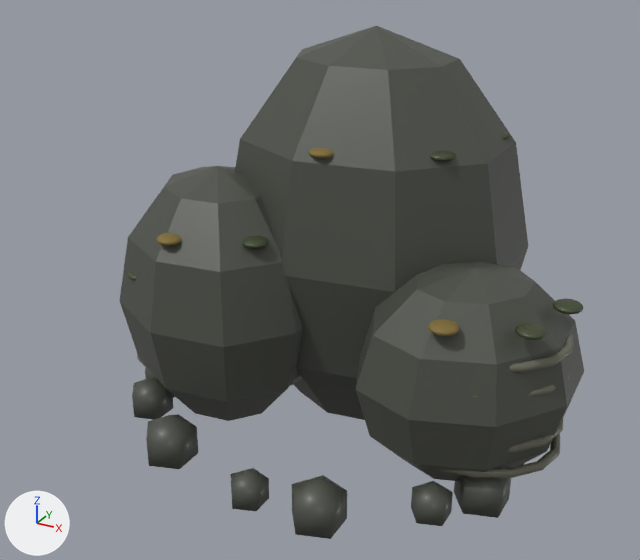
Two versions of the glTF model assets/model-world-gold-outcrop.glb, one commit apart.
The view is the same before and after, from a 50 mm lens placed at (86.7, -92.4, 117.7), pointed at (-0.1, 65.3, 38.8). Lighting does not change. The marker at lower left points along +X, +Y and +Z. The older version comes first. Where no turn or scale is listed for an object, it has been applied to the vertices. Vertices at exactly the same position are counted once.
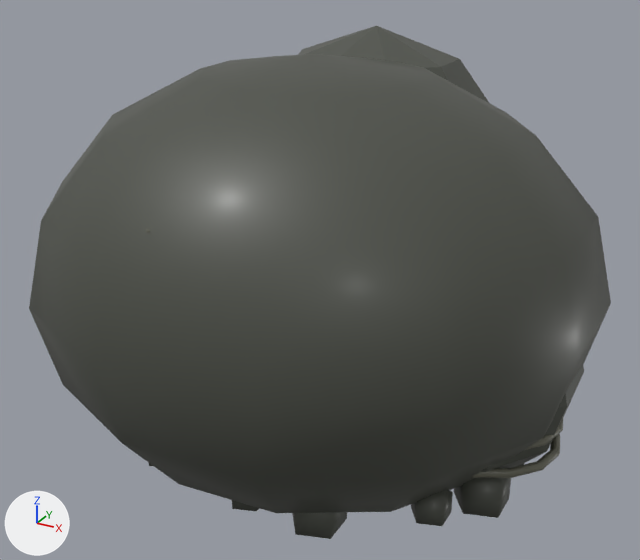
The change in detail:
me_mesh_0 is used by ob_mesh_0; location (0.0, 0.0, 0.0).
me_mesh_0 had 2211 vertices, 4350 faces and spanned x -56.3..56.9, y 29.9..122.8, z -8.4..90.4.
me_mesh_0 now has 2506 vertices, 4878 faces and spans x -59.3..59.3, y 10.1..122.8, z -8.4..90.4.
me_mesh_0 part 1: 295 vertices added at x -59.3..59.3, y 10.1..115.9, z -8.3..88.3.

Location of each change, (x1, y1, x2, y2) in pixels of the pictures (640 x 560 px):
'Mesh_0', reshaped (25% wider)
    before: (120, 26, 584, 539)
    after: (29, 26, 611, 539)
part 1 of me_mesh_0, added
    after: (29, 54, 611, 513)
